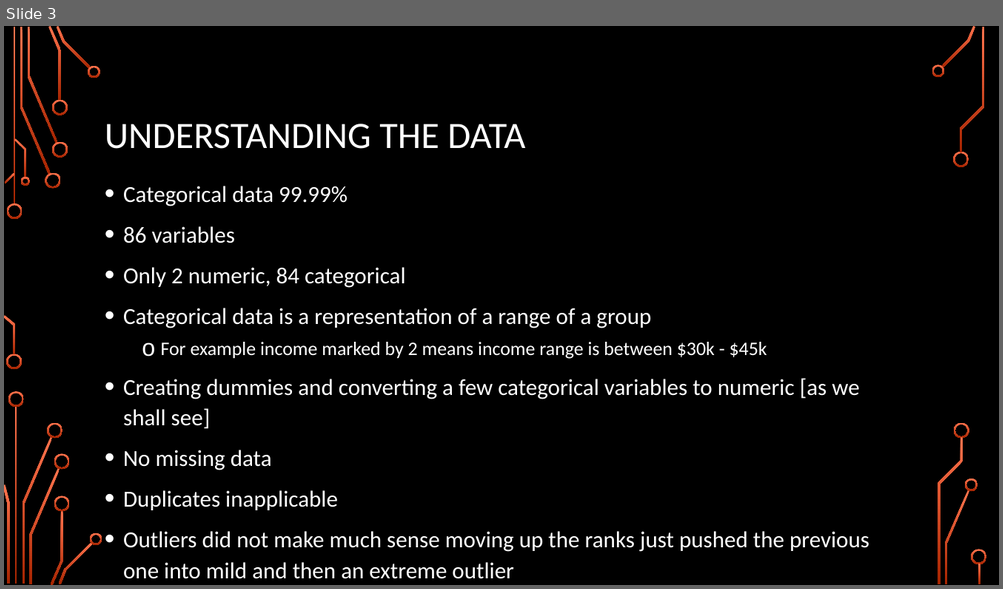
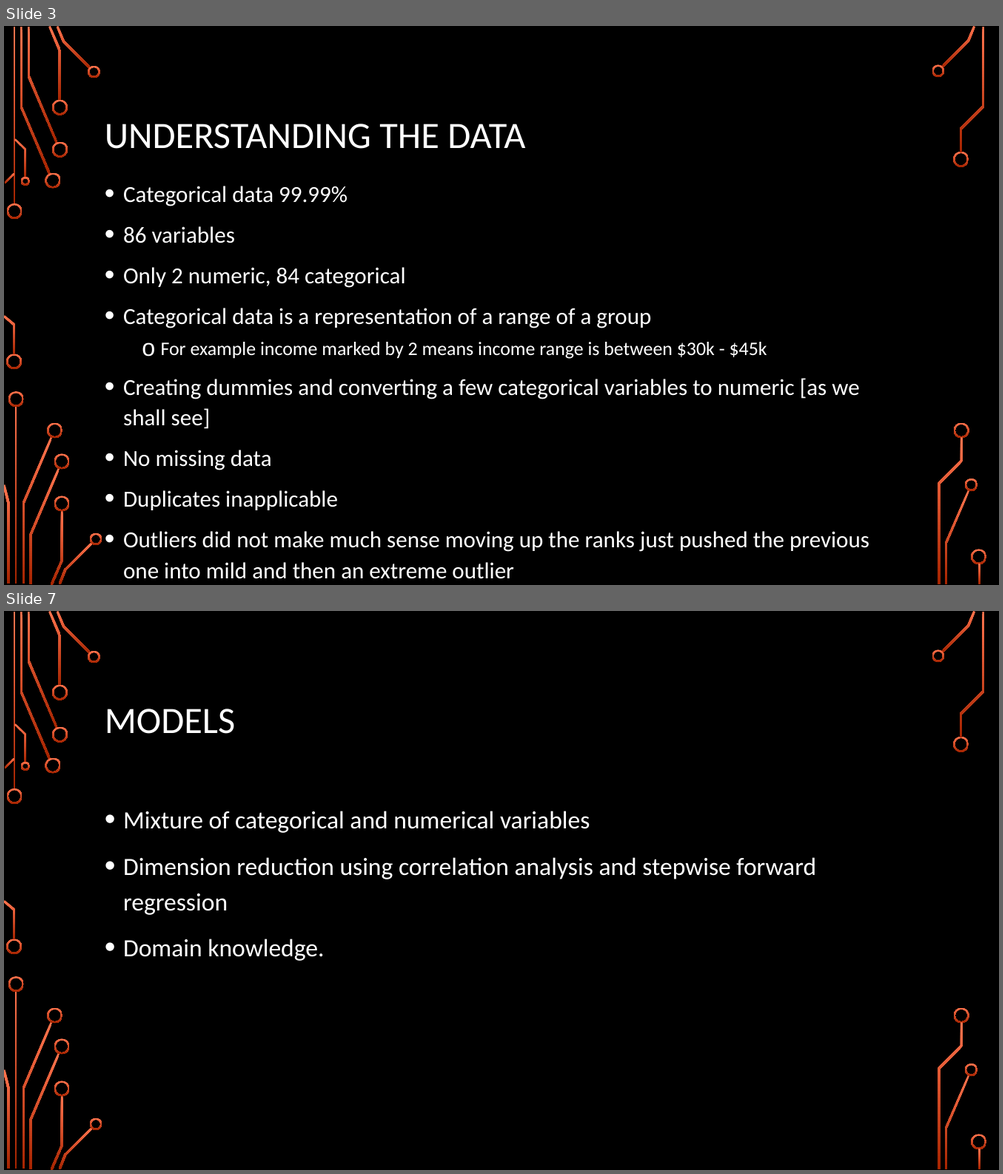
Before and after one commit to karimkhamwani/data-mining, a slide deck: Caravan.pptx. Shown one above the other, each under a label of ours: slide 3 before the commit, slides 3 and 7 after it; the slides between them are not shown. The pictures are 1003x589 and 1003x1174 pixels, drawn with LibreOffice and Linux fonts; fonts in the diff are those of the drawing; background and template pictures are left out. Boxes give left, top, right and bottom in pixels: in the first picture for what was removed or moved away, otherwise in the second. Text is boxed around its words. In the diff, an @@ line names an element or a change of style, - is before the commit and + after.

```diff
--- a/Caravan.pptx
+++ b/Caravan.pptx
@@ slide 7 added at [4, 611, 999, 1170], background picture (left out); not listed: 36 template elements that a slide beside it also shows @@
@@ title added at [105, 709, 235, 734], 36 pt, text #FFFFFF @@
+MODELS
@@ text added at [123, 811, 816, 961], 24 pt, text #FFFFFF @@
+• Mixture of categorical and numerical variables
+• Dimension reduction using correlation analysis and stepwise forward regression
+• Domain knowledge.
```
Also in this commit, not shown: 7 other slides added, 4 slides removed, 1 other file.
